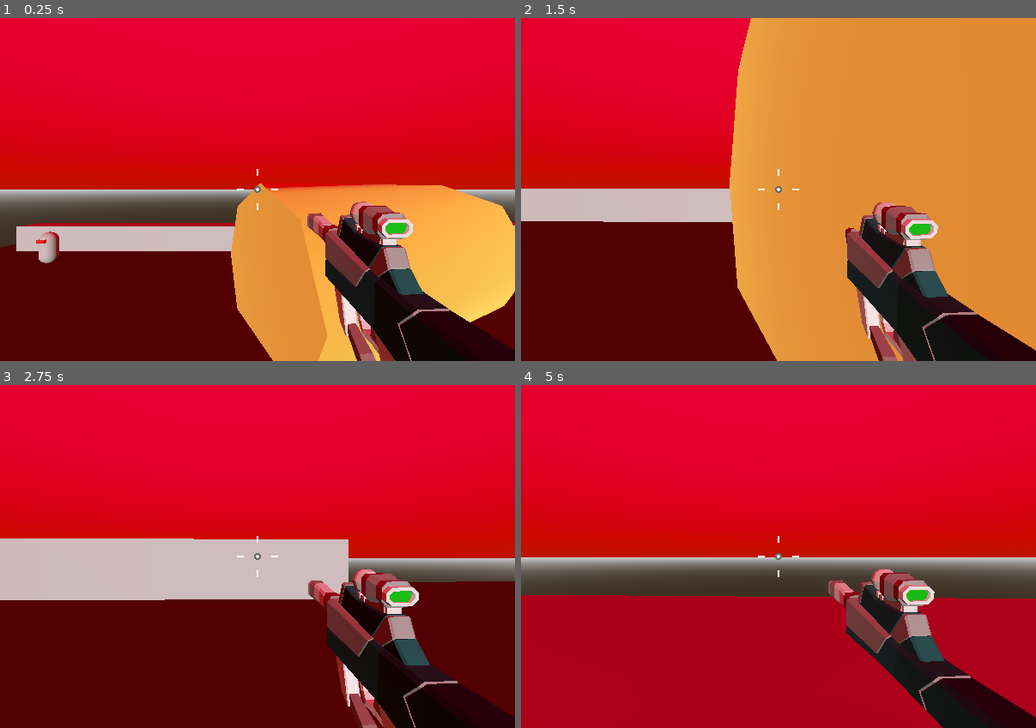
Above: before the commit, frames 1-4 (two rows, left to right).
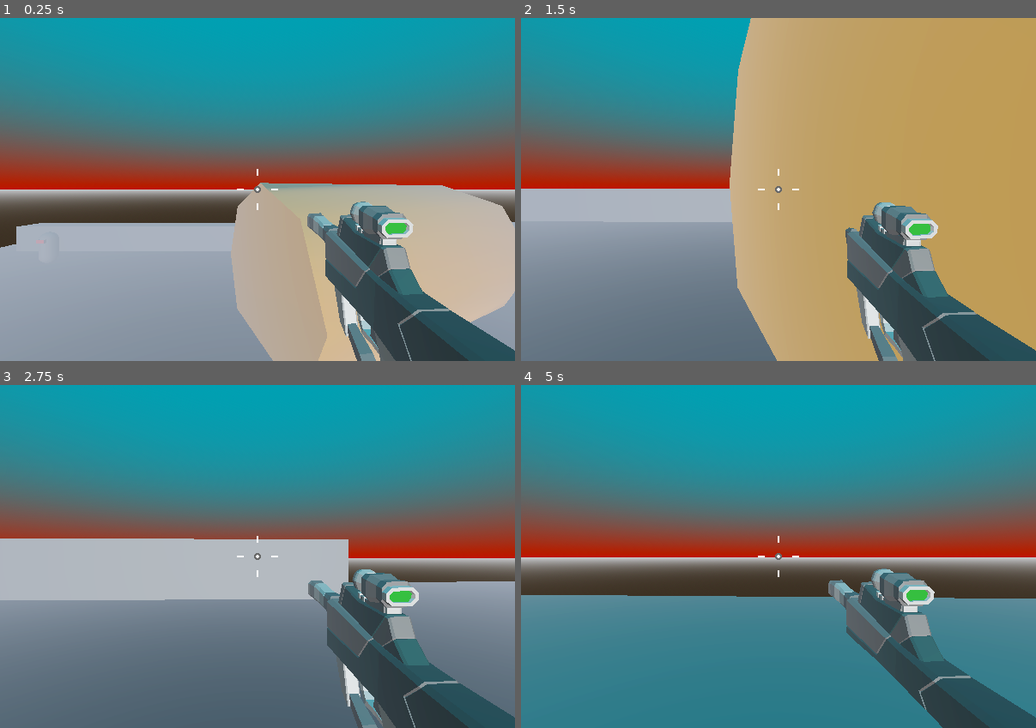
Above: after the commit, the same moments.

Repository: tiagoskaterock/robo-rampage-3d
Game: Godot game, scene res://Levels/Sandbox.tscn
Two runs of this game, one before a commit and one after it. Both use one fixed random seed, a clock stepped at 60 frames per second and the inputs below.
Inputs (mouse positions are in pixels of both pictures, inside the frame that each line leads up to):
- Up to frame 1 (0.25 s): no input
- Up to frame 2 (1.5 s): move the mouse to (804, 189) at 0.52 s; press the mouse at (804, 189) at 0.53 s; hold Keypad 5 (up) from 0.53 s (still down); tap Keypad 0 (jump) at 0.77 s; move the mouse to (752, 189) at 1.27 s; release the mouse at (752, 189) at 1.28 s; click (752, 189) at 1.35 s
- Up to frame 3 (2.75 s): keep holding Keypad 5 (up); tap Keypad 0 (jump) at 1.52 s; move the mouse to (267, 549) at 2.02 s; press the mouse at (267, 549) at 2.03 s
- Up to frame 4 (5 s): keep holding Keypad 5 (up); move the mouse to (773, 563) at 2.77 s; release the mouse at (773, 563) at 2.78 s; click (773, 563) at 2.85 s; tap Keypad 0 (jump) at 3.02, 3.77, 4.52 s; move the mouse to (819, 559) at 3.52 s; press the mouse at (819, 559) at 3.53 s; move the mouse to (737, 553) at 4.27 s; release the mouse at (737, 553) at 4.28 s; click (737, 553) at 4.35 s

The runs differ from the first frame. In frame 1, 92% of the frame differs, in the area x 0-100%, y 0-100%; in frame 2, 98%; in frame 3, 97%; in frame 4, 87%.

Commit message:
78. Recoil and Raycasts

Diff:
--- a/Levels/Sandbox.tscn
+++ b/Levels/Sandbox.tscn
@@ -8,7 +8,7 @@
 [ext_resource type="PackedScene" uid="uid://dfqplfjus60wo" path="res://Enemy/enemy.tscn" id="6_ojd6m"]
 
 [sub_resource type="ProceduralSkyMaterial" id="ProceduralSkyMaterial_segxe"]
-sky_top_color = Color(0.839027, 0, 0.183656, 1)
+sky_top_color = Color(0.0288042, 0.504051, 0.577463, 1)
 sky_horizon_color = Color(0.613114, 0.0902056, 4.81308e-08, 1)
 ground_horizon_color = Color(0.64625, 0.65575, 0.67075, 1)
 
@@ -20,6 +20,8 @@
 sky = SubResource("Sky_decom")
 tonemap_mode = 2
 glow_enabled = true
+fog_enabled = true
+fog_density = 0.1
 
 [sub_resource type="NavigationMesh" id="NavigationMesh_yigfx"]
 vertices = PackedVector3Array(-31.5004, 1.6701, -27.75, -30.0004, 1.6701, -27.75, -29.7504, 1.6701, -29.5, -31.5004, 1. …(14685 unchanged characters)…
--- a/Weapons/hit_scan_weapon.gd
+++ b/Weapons/hit_scan_weapon.gd
@@ -6,6 +6,7 @@
 
 @onready var cooldown_timer: Timer = $CooldownTimer
 @onready var weapon_position: Vector3 = weapon_mesh.position
+@onready var ray_cast_3d: RayCast3D = $RayCast3D
 
 
 # Called every frame. 'delta' is the elapsed time since the previous frame.
@@ -18,4 +19,4 @@
 func shoot() -> void:
 	cooldown_timer.start(1.0 / fire_rate)
 	weapon_mesh.position.z += recoil
-	print("fire")
+	printt("fire", ray_cast_3d.get_collider())
--- a/Weapons/hit_scan_weapon.tscn
+++ b/Weapons/hit_scan_weapon.tscn
@@ -7,3 +7,6 @@
 
 [node name="CooldownTimer" type="Timer" parent="."]
 one_shot = true
+
+[node name="RayCast3D" type="RayCast3D" parent="."]
+target_position = Vector3(0, 0, -100)
